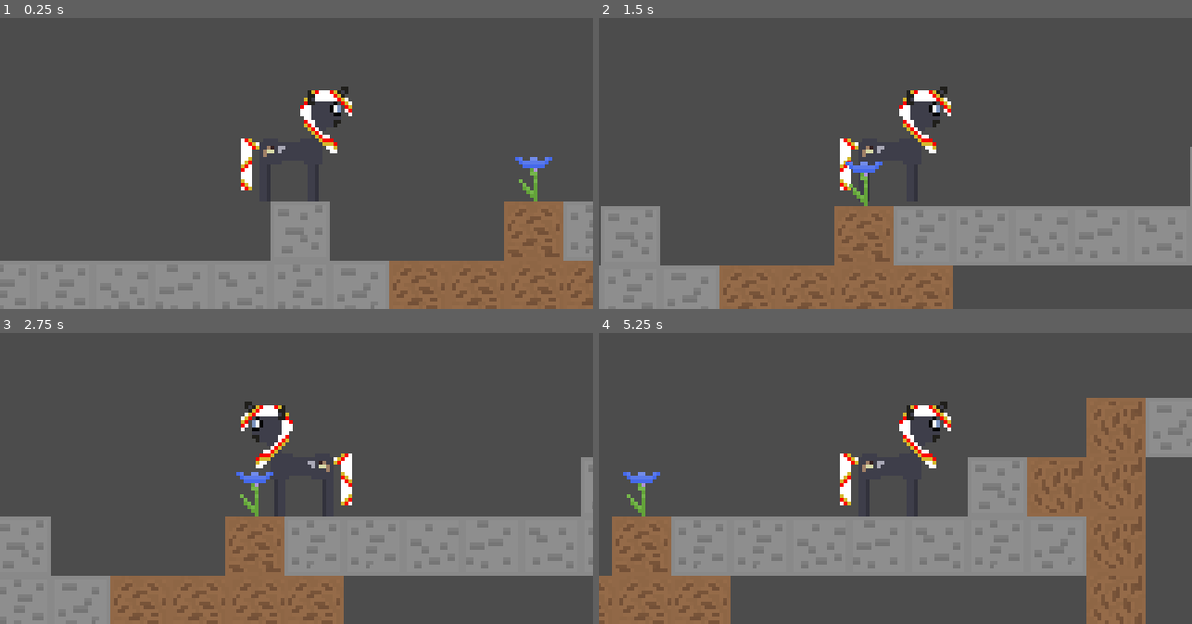
Above: before the commit, frames 1-4 (two rows, left to right).
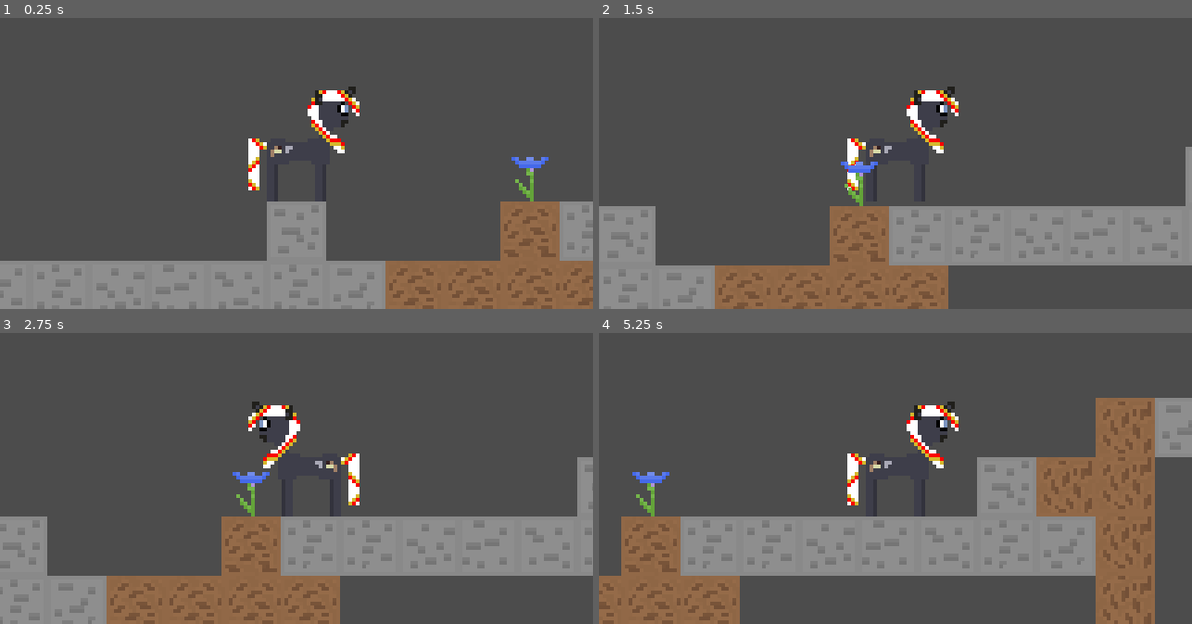
Above: after the commit, the same moments.

Repository: SilkRose/Roll-Pony-Game
Game: Godot game, scene res://World.tscn
The game is run twice, just before and just after one commit, with the same random seed, the same clock (stepped at 60 frames per second) and the same inputs.
Inputs:
- Up to frame 1 (0.25 s): no input
- Up to frame 2 (1.5 s): tap Enter at 0.5 s; hold Right (ui_right) from 0.53 s (still down); tap Space (jump) at 0.77 s
- Up to frame 3 (2.75 s): tap Space (jump) at 1.52 s; release Right (ui_right) at 2.03 s; hold Left (ui_left) from 2.03 s (still down)
- Up to frame 4 (5.25 s): release Left (ui_left) at 2.78 s; hold Right (ui_right) 2.78-4.28 s; tap Space (jump) at 3.02, 3.77, 4.52 s; hold Left (ui_left) 4.28-5.03 s; hold Right (ui_right) from 5.03 s (still down)

The runs differ from the first frame. In frame 1, 5.1% of the frame differs, in the area x 0-100%, y 23-100%; in frame 2, 5.7%; in frame 3, 5.4%; in frame 4, 12%, in the area x 0-100%, y 22-100%.

Commit message:
Make player collision centered

Diff:
--- a/Player.tscn
+++ b/Player.tscn
@@ -7,9 +7,11 @@
 script = ExtResource( 1 )
 
 [node name="Playerx32" type="Sprite" parent="."]
+position = Vector2( 2, 0 )
 texture = ExtResource( 2 )
 
 [node name="CollisionPolygon2D" type="CollisionPolygon2D" parent="."]
+position = Vector2( 2, 0 )
 polygon = PoolVector2Array( 0, 0, 6, 0, 6, 6, 6, 6, 6, 16, 3, 16, 3, 6, 2, 6, 2, 5, -4, 5, -4, 6, -7, 6, -7, 16, -10, 16, -10, 0 )
 
 [node name="Camera2D" type="Camera2D" parent="."]
--- a/World.tscn
+++ b/World.tscn
@@ -14,7 +14,7 @@
 [node name="World" type="Node2D"]
 
 [node name="Player" parent="." instance=ExtResource( 2 )]
-position = Vector2( 75, 45 )
+position = Vector2( 73, 42 )
 jump_height = 34.0
 jump_time_to_peak = 0.4
 jump_time_to_descent = 0.3
